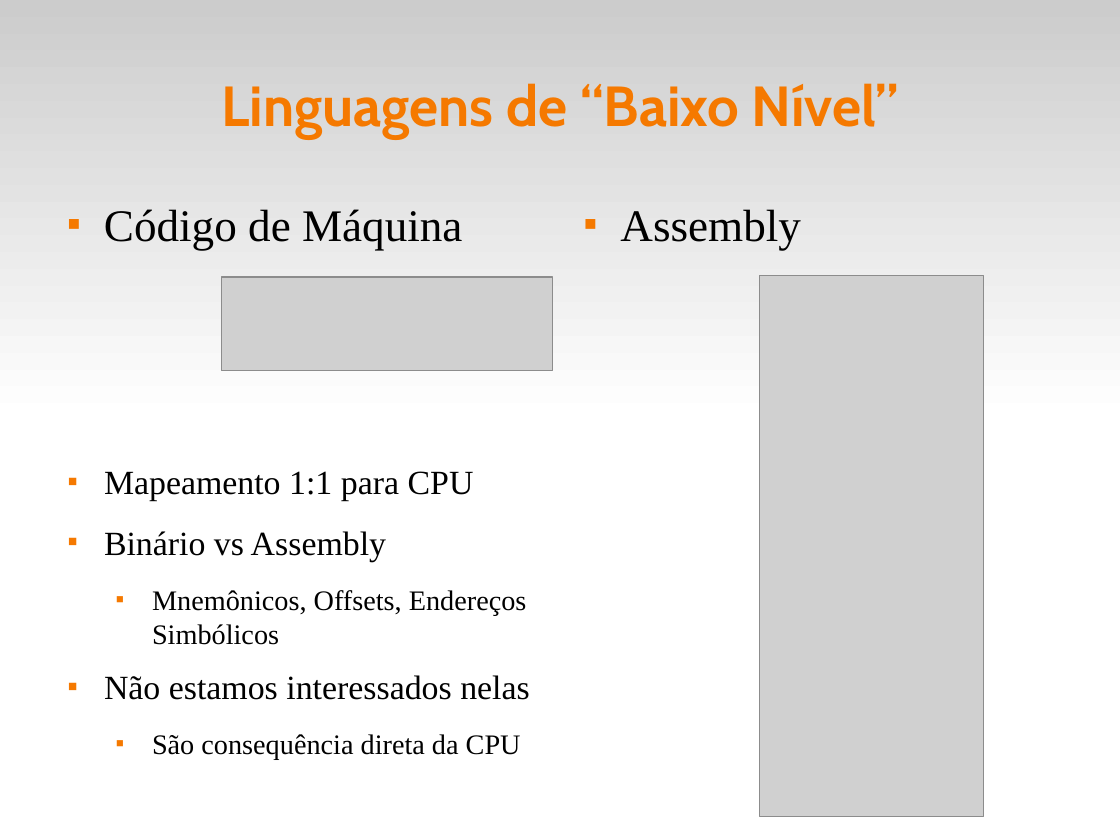
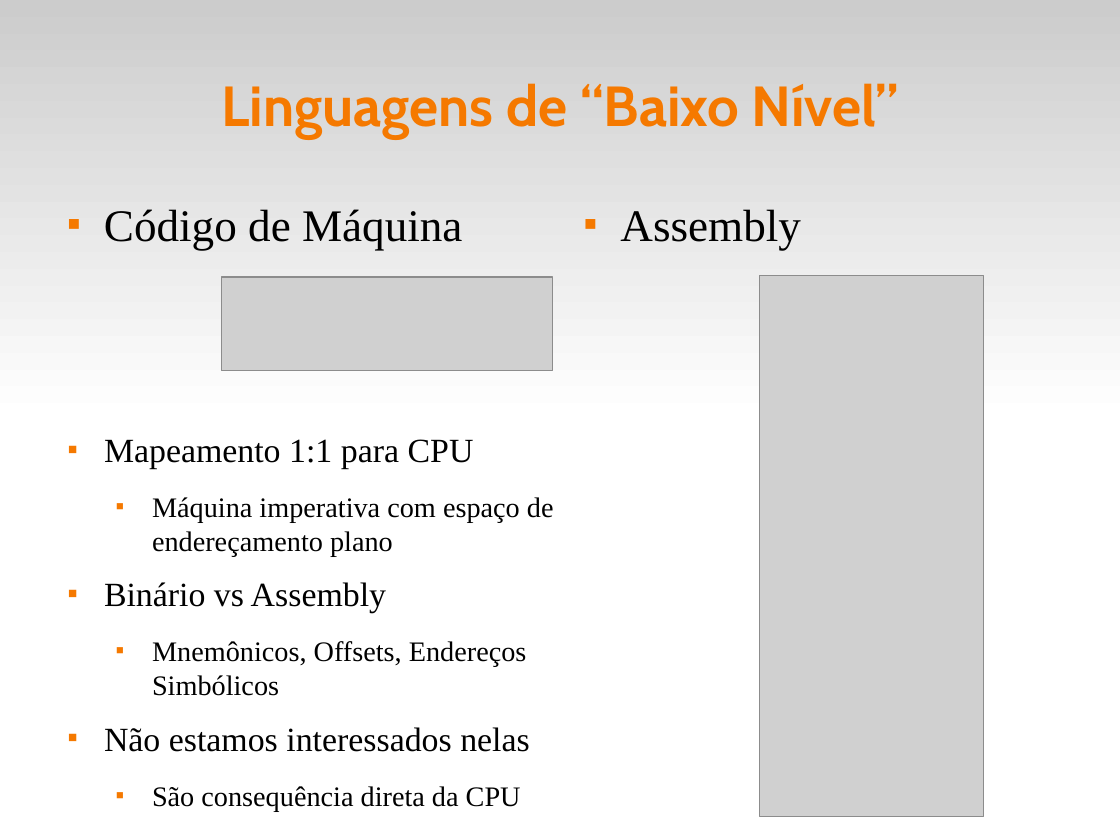
Before and after one commit to fsantanna-uerj/EDL, a slide deck: slide 4 of edl.odp. Drawn at 1120x840 pixels with LibreOffice and Linux fonts; fonts in the diff are those of the drawing; grey boxes stand for pictures. Boxes give left, top, right and bottom in pixels: in the first picture for what was removed or moved away, otherwise in the second. Text is boxed around its words. In the diff, an @@ line names an element or a change of style, - is before the commit and + after.

```diff
--- a/edl.odp
+++ b/edl.odp
@@ text "Mapeamento 1:1 para CPU": place and size @@
-text "Mapeamento 1:1 para CPU" at (104, 471, 530, 759)
+text "Mapeamento 1:1 para CPU" at (104, 439, 554, 811)
@@ text at (152, 497, 554, 556): paragraph added @@
+  ■ Máquina imperativa com espaço de endereçamento plano
```
Also in this commit, not shown: 1 other slide changed, 2 slides added, 1 slide removed, 10 other files.
